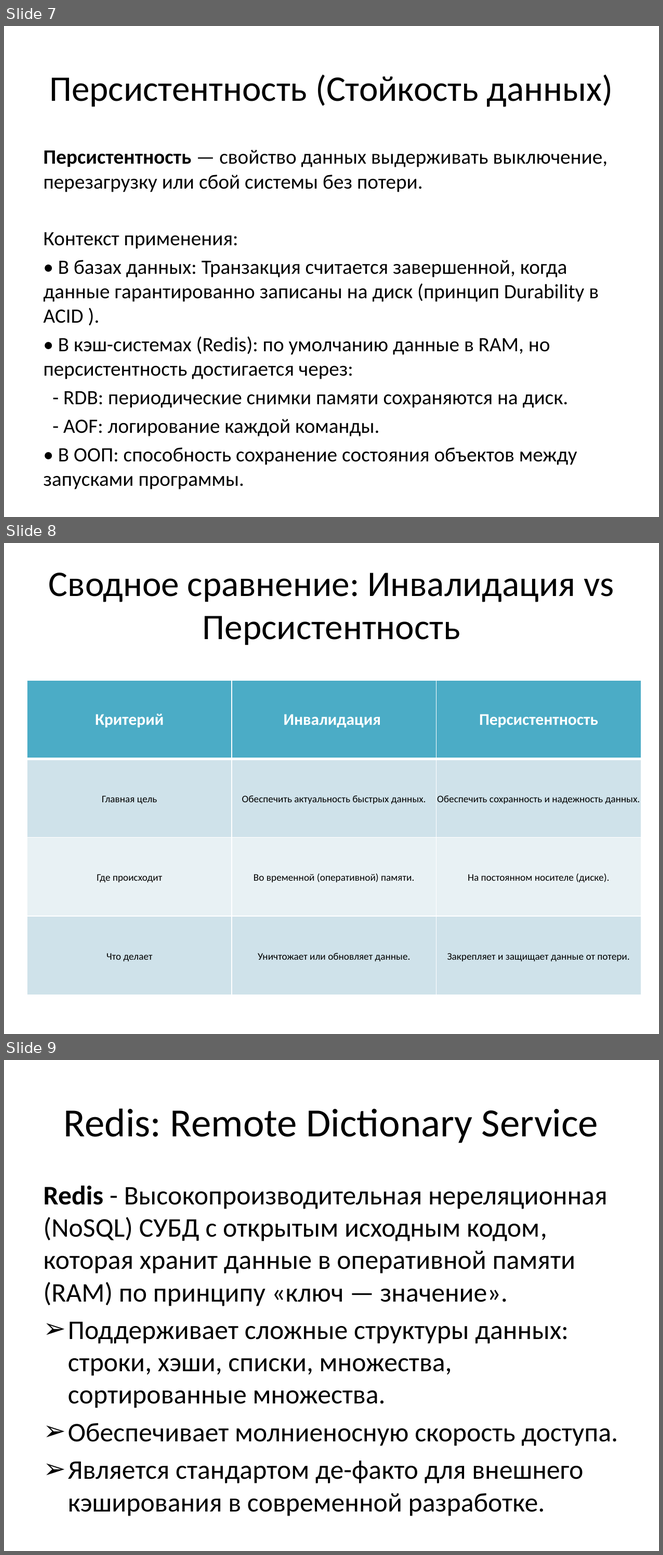
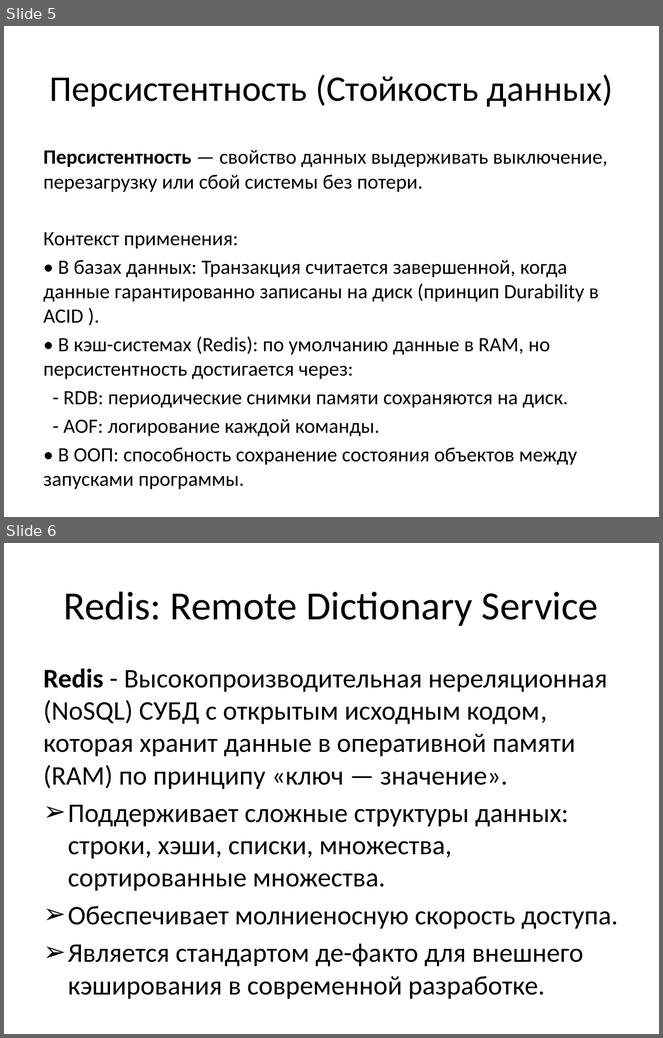
Before and after one commit to Antipindima1/Doklad-Redis, a slide deck: Презентация кэширования.pptx. Shown one above the other, each under a label of ours: slides 7, 8 and 9 before the commit, slides 5 and 6 after it. The pictures are 663x1555 and 663x1038 pixels, drawn with LibreOffice and Linux fonts; fonts in the diff are those of the drawing; background and template pictures are left out. Boxes give left, top, right and bottom in pixels: in the first picture for what was removed or moved away, otherwise in the second. Text is boxed around its words. In the diff, an @@ line names an element or a change of style, - is before the commit and + after.

```diff
--- a/Презентация кэширования.pptx
+++ b/Презентация кэширования.pptx
@@ slide 8 removed at <box>4,543,659,1034</box>, background picture (left out) @@
@@ title removed at <box>49,573,614,645</box> @@
-Сводное сравнение: Инвалидация vs Персистентность
@@ table removed at <box>27,681,640,995</box>, 4 rows, 3 columns @@
-Критерий | Инвалидация | Персистентность
-Главная цель | Обеспечить актуальность быстрых данных. | Обеспечить сохранность и надежность данных.
-Где происходит | Во временной (оперативной) памяти. | На постоянном носителе (диске).
-Что делает | Уничтожает или обновляет данные. | Закрепляет и защищает данные от потери.
@@ what was slide 7 is now slide 5 @@
@@ what was slide 9 is now slide 6 @@
```
Also in this commit, not shown: 6 slides added, 2 other slides removed, 3 other files.
